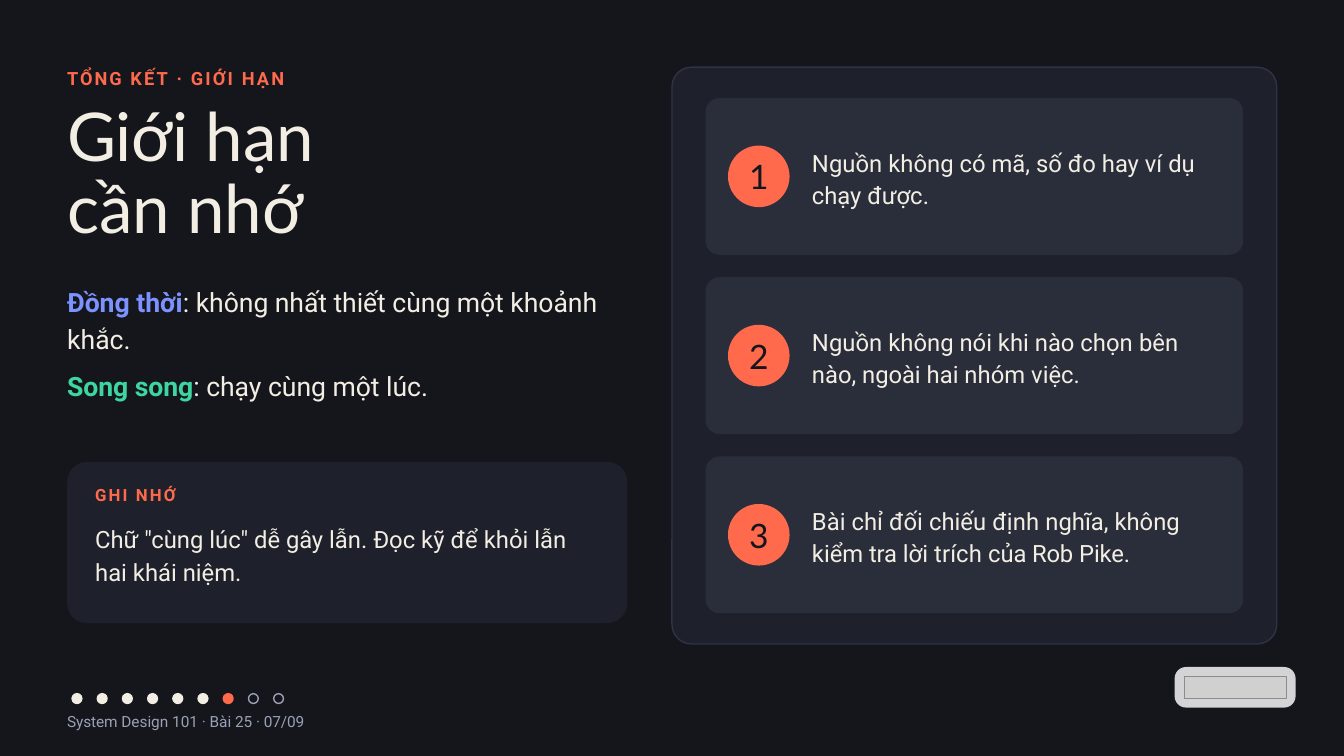
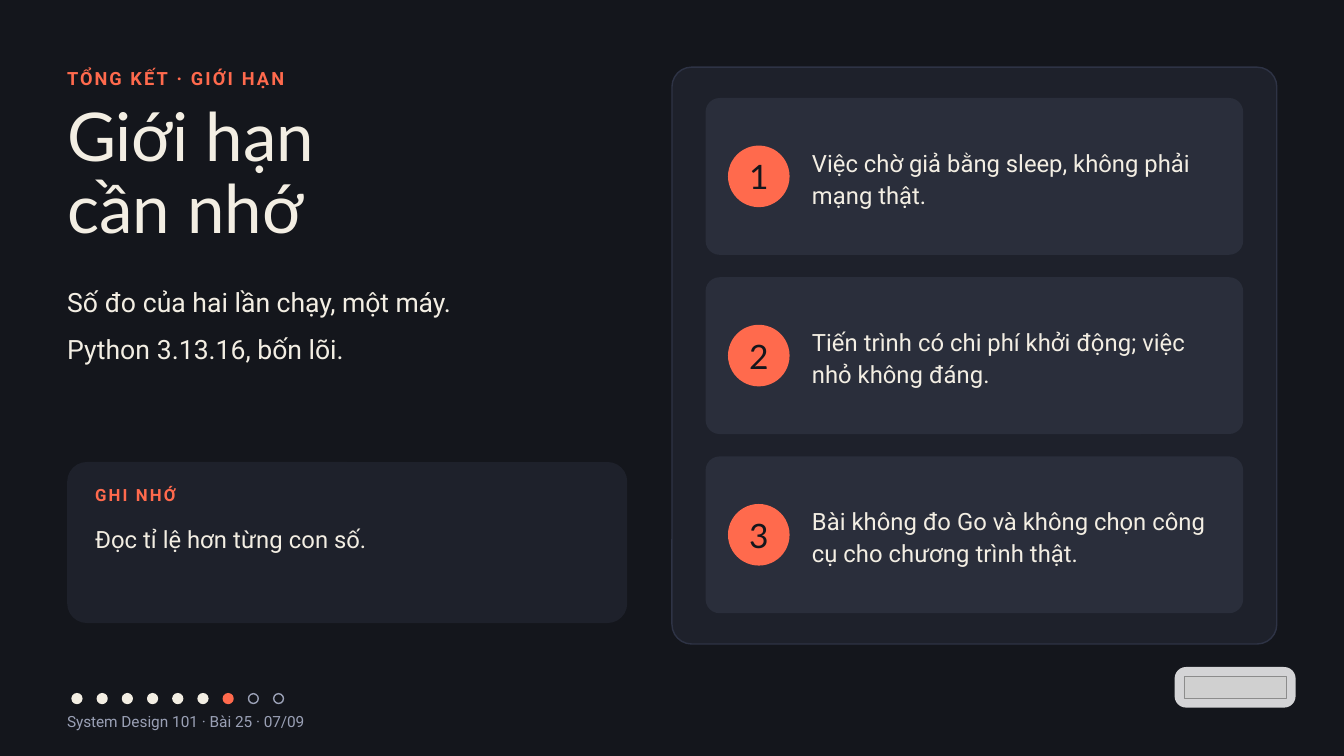
Before and after one commit to vohoailinh90/tool-marketing-studio, a slide deck: slide 7 of system-design-101/vi/lessons/sd-10-025/slides/sd-10-025.pptx. Drawn at 1344x756 pixels with LibreOffice and Linux fonts; fonts in the diff are those of the drawing; grey boxes stand for pictures. Boxes give left, top, right and bottom in pixels: in the first picture for what was removed or moved away, otherwise in the second. Text is boxed around its words. In the diff, an @@ line names an element or a change of style, - is before the commit and + after.

```diff
--- a/system-design-101/vi/lessons/sd-10-025/slides/sd-10-025.pptx
+++ b/system-design-101/vi/lessons/sd-10-025/slides/sd-10-025.pptx
@@ text at (812,152,1189,209): text changed @@
-Nguồn không có mã, số đo hay ví dụ chạy được.
+Việc chờ giả bằng sleep, không phải mạng thật.
@@ text at (67,290,451,365): text changed @@
-Đồng thời: không nhất thiết cùng một khoảnh khắc.
-Song song: chạy cùng một lúc.
+Số đo của hai lần chạy, một máy.
+Python 3.13.16, bốn lõi.
@@ text at (812,331,1184,388): text changed @@
-Nguồn không nói khi nào chọn bên nào, ngoài hai nhóm việc.
+Tiến trình có chi phí khởi động; việc nhỏ không đáng.
@@ text at (95,528,366,553): text changed @@
-Chữ "cùng lúc" dễ gây lẫn. Đọc kỹ để khỏi lẫn hai khái niệm.
+Đọc tỉ lệ hơn từng con số.
@@ text at (812,512,1205,567): text changed @@
-Bài chỉ đối chiếu định nghĩa, không kiểm tra lời trích của Rob Pike.
+Bài không đo Go và không chọn công cụ cho chương trình thật.
```
Also in this commit, not shown: 8 other slides changed.
